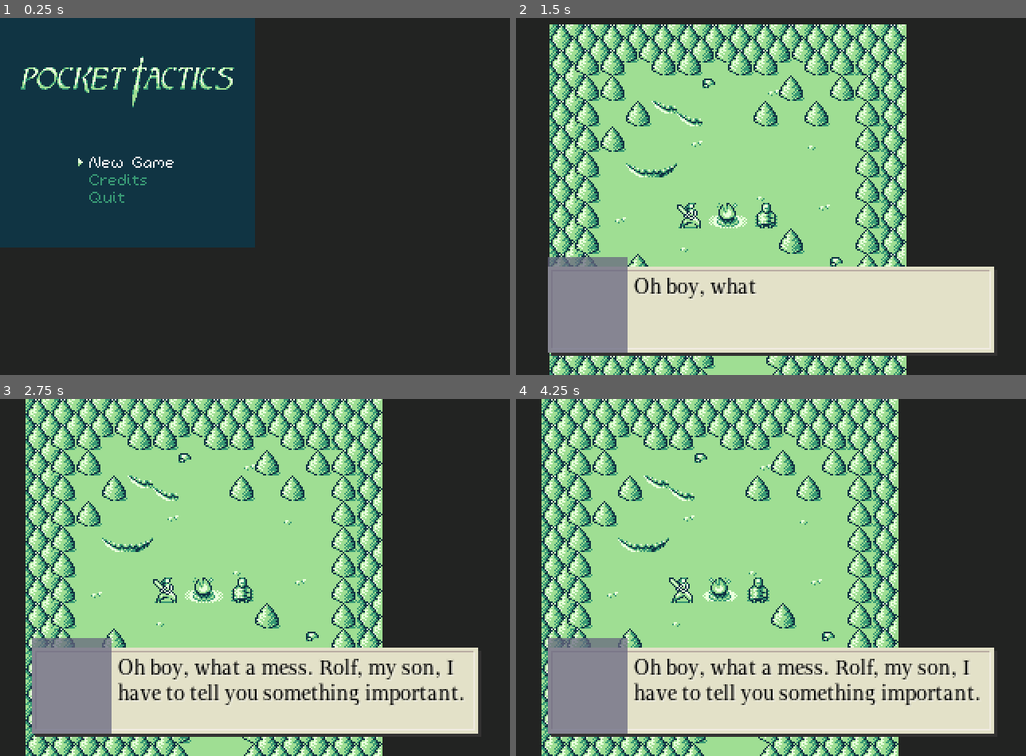
Above: before the commit, frames 1-4 (two rows, left to right).
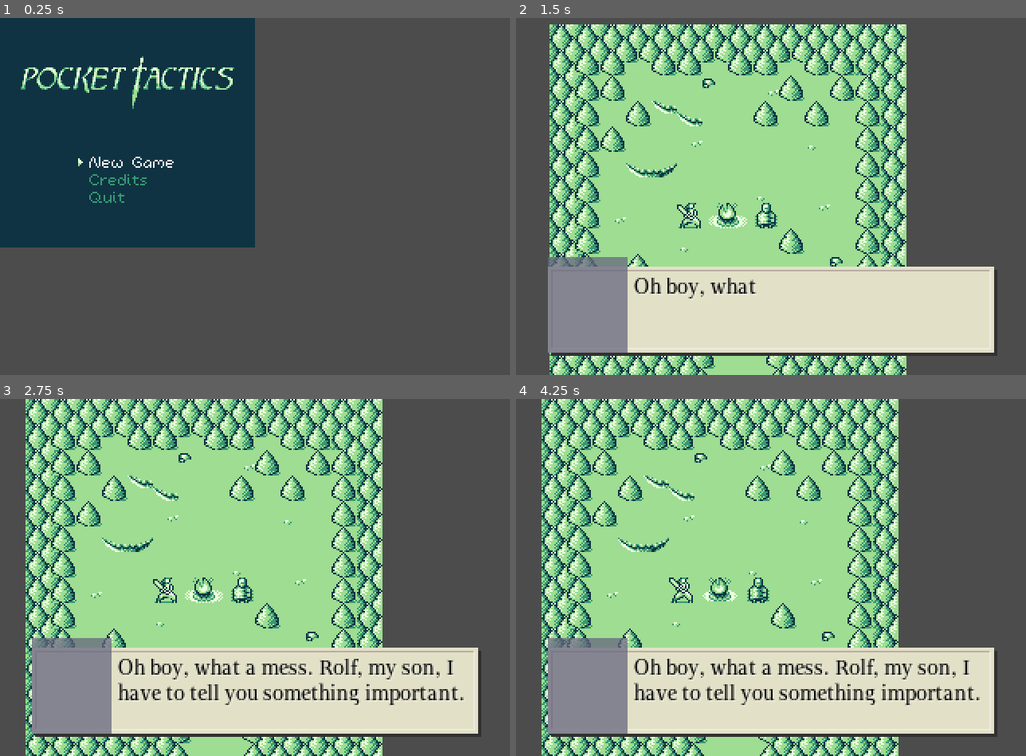
Above: after the commit, the same moments.

Repository: kevinlights/titan_tactics
Game: Godot game, scene res://scenes/landing.tscn
The game is run twice, just before and just after one commit, with the same random seed, the same clock (stepped at 60 frames per second) and the same inputs.
Inputs (mouse positions are in pixels of both pictures, inside the frame that each line leads up to):
- Up to frame 1 (0.25 s): no input
- Up to frame 2 (1.5 s): click "New Game" at 0.5 s; move the mouse to (883, 178) at 1.27 s; hold Right (ui_right) from 1.28 s (still down)
- Up to frame 3 (2.75 s): tap Keypad Enter (ui_accept) at 1.52, 2.27 s; move the mouse to (153, 595) at 2.02 s; release Right (ui_right) at 2.03 s; hold Down (ui_down) from 2.03 s (still down)
- Up to frame 4 (4.25 s): move the mouse to (822, 498) at 2.77 s; release Down (ui_down) at 2.78 s; hold Right (ui_right) 2.78-3.53 s; tap Enter at 3.5 s; move the mouse to (745, 648) at 3.52 s; hold Up (ui_up) from 3.53 s (still down); tap Keypad Enter (ui_accept) at 3.77 s

The runs differ from the first frame. In frame 1, 68% of the frame differs, in the area x 0-100%, y 0-100%; in frame 2, 27%; in frame 3, 25%; in frame 4, 25%.

Commit message:
Clear some project rendering setting to get 3d scene rendering

Diff:
--- /dev/null
+++ b/default_env.tres
@@ -0,0 +1,7 @@
+[gd_resource type="Environment" load_steps=2 format=2]
+
+[sub_resource type="ProceduralSky" id=1]
+
+[resource]
+background_mode = 2
+background_sky = SubResource( 1 )
--- a/project.godot
+++ b/project.godot
@@ -69,7 +69,7 @@
 "language": "GDScript",
 "path": "res://scripts/ai/naive.gd"
 }, {
-"base": "Reference",
+"base": "Resource",
 "class": "PT_Dialogue",
 "language": "GDScript",
 "path": "res://scripts/pt_dialogue.gd"
@@ -239,10 +239,4 @@
 
 [rendering]
 
-quality/driver/driver_name="GLES2"
-quality/intended_usage/framebuffer_allocation=0
-quality/intended_usage/framebuffer_allocation.mobile=0
-quality/2d/use_pixel_snap=true
-vram_compression/import_etc=true
-vram_compression/import_etc2=false
-environment/default_clear_color=Color( 0.133333, 0.137255, 0.133333, 1 )
+environment/default_environment="res://default_env.tres"
